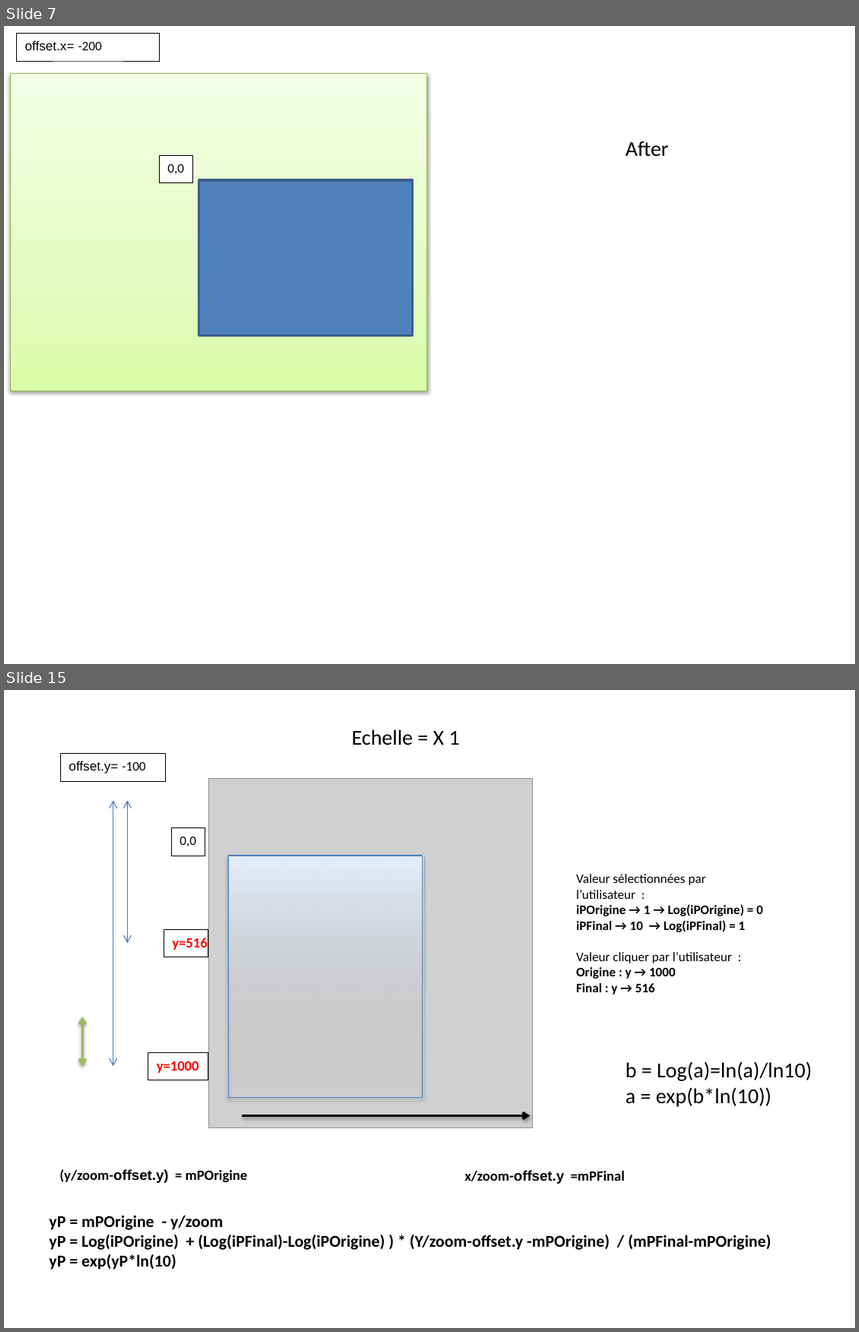
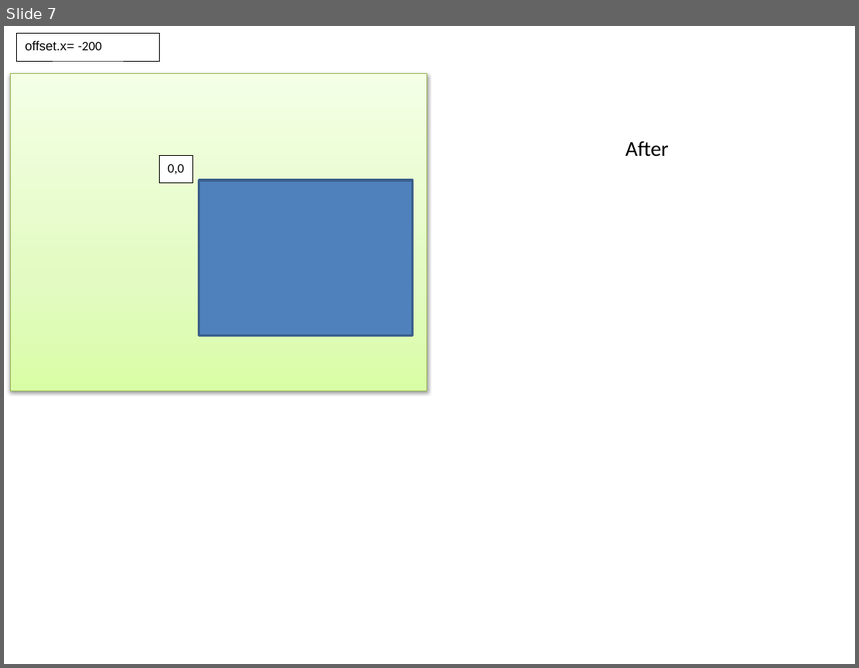
Before and after one commit to ckl67/PAC-Tool, a slide deck: prog_help/pac-tool help draw.pptx. Shown one above the other, each under a label of ours: slides 7 and 15 before the commit, slide 7 after it; the slides between them are not shown. The pictures are 859x1332 and 859x668 pixels, drawn with LibreOffice and Linux fonts; fonts in the diff are those of the drawing; grey boxes stand for pictures. Boxes give left, top, right and bottom in pixels: in the first picture for what was removed or moved away, otherwise in the second. Text is boxed around its words. In the diff, an @@ line names an element or a change of style, - is before the commit and + after.

```diff
--- a/prog_help/pac-tool help draw.pptx
+++ b/prog_help/pac-tool help draw.pptx
@@ slide 15 removed at bbox=[4, 690, 855, 1328], background #FFFFFF @@
@@ text removed at bbox=[352, 730, 460, 745] @@
-Echelle = X 1
@@ rectangle removed at bbox=[60, 754, 166, 781] @@
-offset.y= -100
@@ picture removed at bbox=[209, 778, 533, 1129] @@
@@ double arrow removed from (113, 1066) to (113, 801) @@
@@ double arrow removed from (127, 944) to (127, 801) @@
@@ rectangle removed at bbox=[172, 828, 205, 855] @@
-0,0
@@ rectangle removed at bbox=[229, 856, 423, 1099] @@
@@ text removed at bbox=[576, 874, 763, 995] @@
-Valeur sélectionnées par l’utilisateur :
-iPOrigine → 1 → Log(iPOrigine) = 0
-iPFinal → 10 → Log(iPFinal) = 1
-Valeur cliquer par l’utilisateur :
-Origine : y → 1000
-Final : y → 516
@@ rectangle removed at bbox=[164, 929, 208, 957] @@
-y=516
@@ double arrow removed from (82, 1066) to (82, 1017) @@
@@ rectangle removed at bbox=[148, 1053, 208, 1080] @@
-y=1000
@@ text removed at bbox=[626, 1062, 812, 1107] @@
-b = Log(a)=ln(a)/ln10)
-a = exp(b*ln(10))
@@ arrow removed from (243, 1116) to (530, 1116) @@
@@ text removed at bbox=[59, 1170, 248, 1183] @@
-(y/zoom-offset.y) = mPOrigine
@@ text removed at bbox=[465, 1170, 625, 1184] @@
-x/zoom-offset.y =mPFinal
@@ text removed at bbox=[49, 1215, 771, 1270] @@
-yP = mPOrigine - y/zoom
-yP = Log(iPOrigine) + (Log(iPFinal)-Log(iPOrigine) ) * (Y/zoom-offset.y -mPOrigine) / (mPFinal-mPOrigine)
-yP = exp(yP*ln(10)
```
Also in this commit, not shown: 5 slides changed, 23 slides added, 10 other slides removed, 14 other files.
